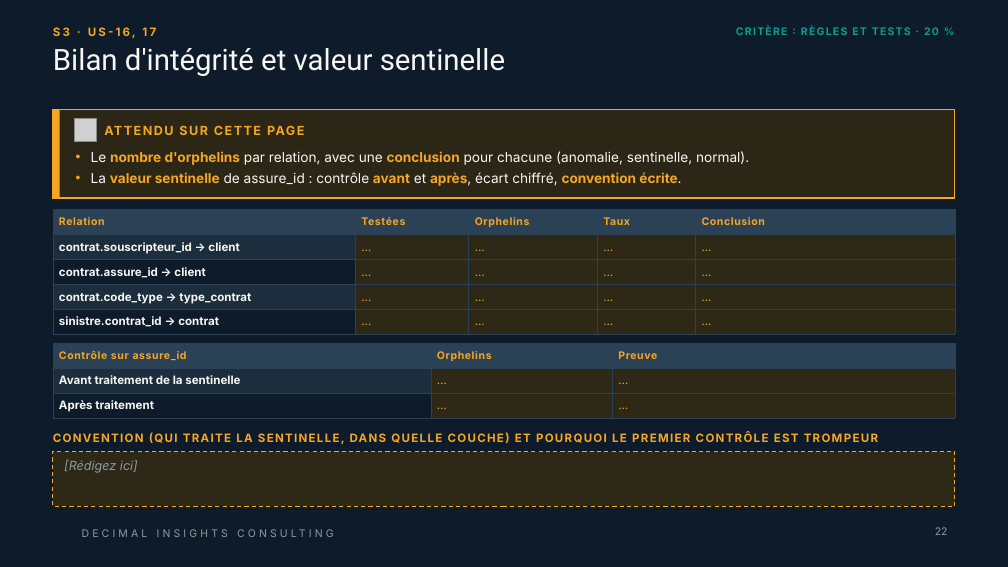
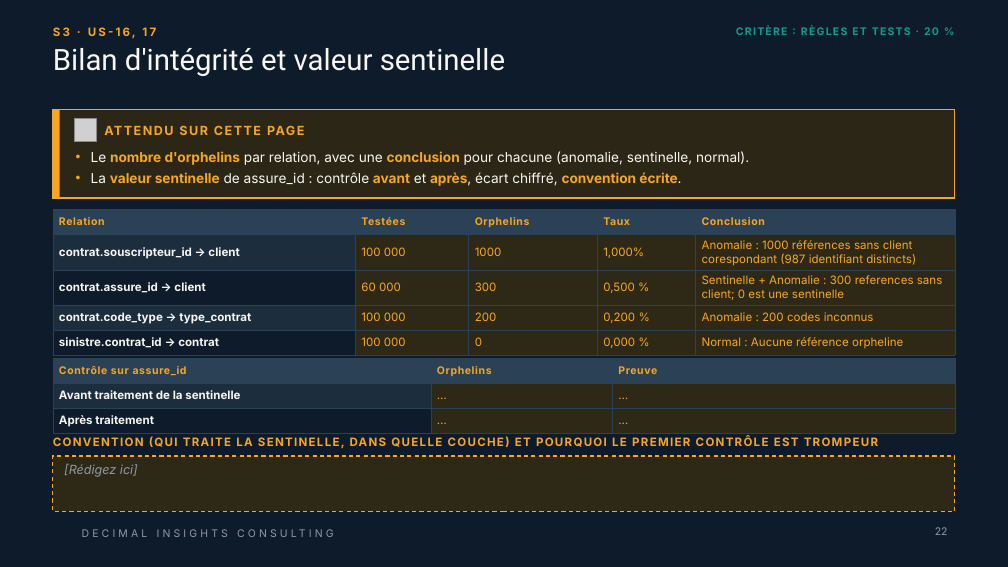
Before and after one commit to linam02/td-qualite-g04, a slide deck: slide 22 of livrables/Livrable_Groupe_TD_AssurConnect [Enregistrement automatique].pptx. Drawn at 1008x567 pixels with LibreOffice and Linux fonts; fonts in the diff are those of the drawing; grey boxes stand for pictures; background and template pictures are left out. Boxes give left, top, right and bottom in pixels: in the first picture for what was removed or moved away, otherwise in the second. Text is boxed around its words. In the diff, an @@ line names an element or a change of style, - is before the commit and + after.

```diff
--- a/livrables/Livrable_Groupe_TD_AssurConnect [Enregistrement automatique].pptx
+++ b/livrables/Livrable_Groupe_TD_AssurConnect [Enregistrement automatique].pptx
@@ table at bbox=[53, 209, 955, 355] @@
-row 2: contrat.souscripteur_id → client | … | … | … | …
+row 2: contrat.souscripteur_id → client | 100 000 | 1000 | 1,000% | Anomalie : 1000 références sans client corespondant (987 identifiant distincts)
-row 3: contrat.assure_id → client | … | … | … | …
+row 3: contrat.assure_id → client | 60 000 | 300 | 0,500 % | Sentinelle + Anomalie : 300 references sans client; 0 est une sentinelle
-row 4: contrat.code_type → type_contrat | … | … | … | …
+row 4: contrat.code_type → type_contrat | 100 000 | 200 | 0,200 % | Anomalie : 200 codes inconnus
-row 5: sinistre.contrat_id → contrat | … | … | … | …
+row 5: sinistre.contrat_id → contrat | 100 000 | 0 | 0,000 % | Normal : Aucune référence orpheline
@@ table: place and size @@
-table at bbox=[53, 343, 955, 418]
+table at bbox=[53, 358, 955, 433]
@@ rectangle "[Rédigez ici]": place and size @@
-rectangle "[Rédigez ici]" at bbox=[53, 451, 955, 507]
+rectangle "[Rédigez ici]" at bbox=[53, 456, 955, 511]
```
Also in this commit, not shown: 2 other slides changed.
